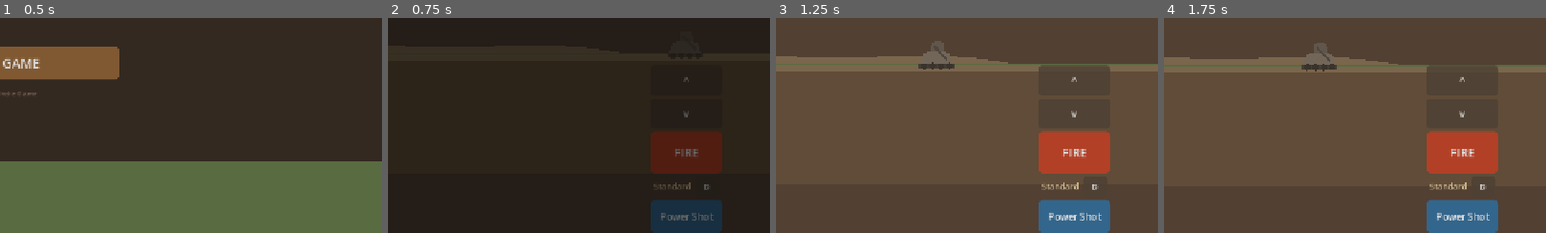
Above: before the commit, frames 1-4 (left to right).
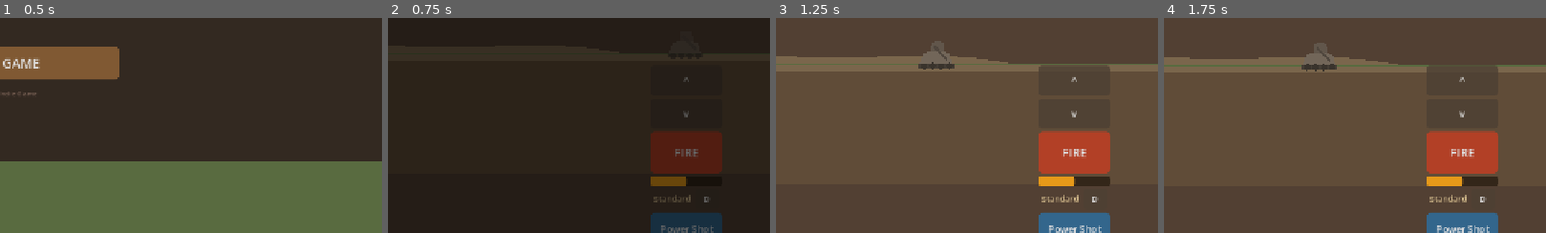
Above: after the commit, the same moments.

Repository: c3po-protocol1/tank-rpg
Game: Godot game, scene res://scenes/main.tscn
Same seed, same stepped clock (60 frames per second), same inputs: the game is played once before the commit and once after it.
Inputs:
- Up to frame 1 (0.5 s): no input
- Up to frame 2 (0.75 s): click "START GAME" at 0.5 s
- Up to frame 3 (1.25 s): no input
- Up to frame 4 (1.75 s): hold Right (move_right) from 1.28 s (still down); tap Down (aim_down) at 1.35 s
The pictures show only the part of the screen within x 50-100%, y 50-100%; the shares and areas given below are measured in that part.

Frame 1 is identical in both runs. In frame 2, 2.1% of the frame differs, in the area x 68-88%, y 73-100%; in frame 3, 2.8%; in frame 4, 2.8%.

Commit message:
fix: make power gauge always visible for testing, fix fire key binding
- Power gauge bar starts visible at 50% (for debugging)
- Fire key: added both keycode and physical_keycode for F
- Will adjust visibility after confirming gauge renders

Diff:
--- a/project.godot
+++ b/project.godot
@@ -58,7 +58,7 @@
 }
 fire={
 "deadzone": 0.5,
-"events": [Object(InputEventKey,"resource_local_to_scene":fa …(119 unchanged characters)… ressed":false,"pressed":false,"keycode":0,"physical_keycode":70,"key_label":0,"unicode":102,"location":0,"echo":false,"script":null)
+"events": [Object(InputEventKey,"resource_local_to_scene":fa …(119 unchanged characters)… ressed":false,"pressed":false,"keycode":70,"physical_keycode":70,"key_label":0,"unicode":102,"location":0,"echo":false,"script":null)
 ]
 }
 switch_bullet={
--- a/scripts/systems/hud_controls.gd
+++ b/scripts/systems/hud_controls.gd
@@ -59,8 +59,8 @@
 	hud.power_gauge_bar = ProgressBar.new()
 	hud.power_gauge_bar.custom_minimum_size = Vector2(120, 16)
 	hud.power_gauge_bar.max_value = 100.0
-	hud.power_gauge_bar.value = 0.0
-	hud.power_gauge_bar.visible = false
+	hud.power_gauge_bar.value = 50.0
+	hud.power_gauge_bar.visible = true
 	hud.power_gauge_bar.show_percentage = false
 	var gauge_fill := StyleBoxFlat.new()
 	gauge_fill.bg_color = Color(0.9, 0.6, 0.1)
